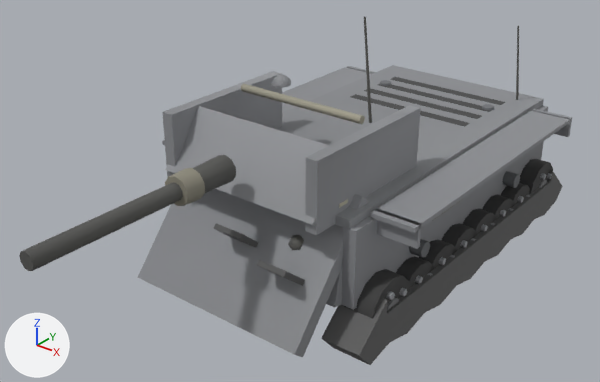
The glTF model client/assets/models/hummel.glb as it was, and as the next commit left it.
Camera for both pictures: a 50 mm lens placed at (6.13, -9.41, 6.26), pointed at (0.0, -1.74, 1.5). The lights are fixed; the arrows at lower left show +X, +Y and +Z. The older version comes first. Where no turn or scale is listed for an object, it has been applied to the vertices. Vertices at exactly the same position are counted once.

The older version as bpy lines, for what is in view:
```python
me_mesh_11 = bpy.data.meshes.new('Mesh_11')
me_mesh_11.from_pydata(...)  # 148 vertices, 248 faces; spans x -0.24..0.24, y -0.407..0.407, z -0.407..0.407
me_mesh_11.materials.append(mat_wheel11_mat)
me_mesh_16 = bpy.data.meshes.new('Mesh_16')
me_mesh_16.from_pydata(...)  # 152 vertices, 280 faces; spans x -1.79..1.79, y -2.9..2.9, z 0.1..1.13
me_mesh_16.materials.append(mat_tracks_mat)
me_mesh_18 = bpy.data.meshes.new('Mesh_18')
me_mesh_18.from_pydata(...)  # 66 vertices, 108 faces; spans x -1.32..1.32, y -3.49..-1.65, z 0.39..2.02
me_mesh_18.materials.append(mat_glacis_mat)
# before: 0 (1.32, -2.23, 2.02) at pixel (363, 196), 1 (1.32, -3.49, 0.52) at pixel (294, 354), 2 (1.32, -2.07, 1.89) at pixel (370, 201), 3 (1.32, -3.34, 0.39) at pixel (302, 357), 4 (-1.32, -2.07, 1.89)
# before: 5 (-1.32, -3.34, 0.39), 6 (-1.32, -2.23, 2.02), 7 (-1.32, -3.49, 0.52) at pixel (137, 277)
me_mesh_21 = bpy.data.meshes.new('Mesh_21')
me_mesh_21.from_pydata(...)  # 76 vertices, 124 faces; spans x -1.4..1.4, y -2.6..2.6, z 1.76..1.92
me_mesh_21.materials.append(mat_hulltop_mat)
# before: 0 (1.4, -2.6, 1.88) at pixel (349, 220), 1 (1.4, -2.6, 1.76) at pixel (349, 229), 6 (-1.4, -2.6, 1.88), 7 (-1.4, -2.6, 1.76)
ob_glacis = bpy.data.objects.new('glacis', me_mesh_18)
ob_glacis.location = (0.0, 0.0, 0.0)
ob_hulltop = bpy.data.objects.new('hullTop', me_mesh_21)
ob_hulltop.location = (0.0, 0.0, 0.0)
ob_tracks = bpy.data.objects.new('tracks', me_mesh_16)
ob_tracks.location = (0.0, 0.0, 0.0)
ob_wheel11 = bpy.data.objects.new('wheel11', me_mesh_11)
ob_wheel11.location = (1.52, -0.29, 0.48)
# also in view: 'turretSide' at (0.0, -1.9, 2.22); 'wheel10' at (1.52, 0.29, 0.48); 'wheel12' at (1.52, -0.87, 0.48); 'turretRoof' at (0.0, -1.59, 3.27); 'wheel15' at (1.52, 2.15, 0.6)
```
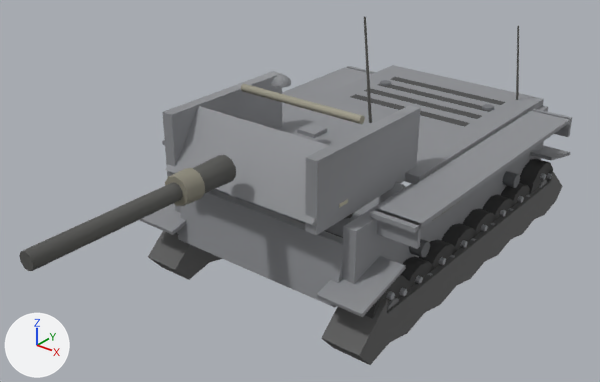
Where the change shows, as pixel boxes [x1, y1, x2, y2] in the pictures (600 x 382 px; the box of a moved part takes in the faces that stretch with it):
'glacis', reshaped (mostly hidden afterwards): before [138, 189, 370, 357]; after [220, 123, 406, 238]
'tracks', reshaped: before [322, 169, 563, 365]; after [140, 145, 570, 365]
'hullTop', reshaped: before [277, 65, 544, 229]; after [277, 65, 544, 184]
part 1 of me_mesh_16, added: after [140, 145, 570, 317]
part 2 of me_mesh_18, moved or reshaped (not visible before): after [297, 123, 327, 138]
part 3 of me_mesh_18, moved or reshaped (mostly hidden afterwards): before [288, 235, 304, 250]; after [344, 213, 353, 219]
part 4 of me_mesh_18, moved or reshaped (not visible afterwards): before [214, 223, 259, 247]
part 5 of me_mesh_18, moved or reshaped (mostly hidden afterwards): before [257, 260, 305, 286]; after [324, 230, 343, 238]
part 6 of me_mesh_18, moved or reshaped (mostly hidden afterwards): before [138, 200, 370, 357]; after [300, 183, 406, 237]
'lowerPlate', unchanged, uncovered by the edit: before [326, 264, 343, 307]; after [178, 189, 343, 307]

Edits to the bpy script that builds the scene:
```text
Change me_mesh_16:
    used by ob_tracks; location = (0.0, 0.0, 0.0)
    remove me_mesh_16.from_pydata(...)  # 152 vertices, 280 faces; spans x -1.79..1.79, y -2.9..2.9, z 0.1..1.13
    add me_mesh_16.from_pydata(...)  # 184 vertices, 328 faces; spans x -1.84..1.84, y -2.94..2.9, z 0.1..1.22
    me_mesh_16 part 1
    16 vertices are added at x -1.84..1.2, y -2.94..2.9, z 0.94..1.22
    16 new vertices lie (0.64, 0.0, 0.0) away from vertices in x -1.84..1.2, y -2.94..2.9, z 0.94..1.22
    48 new faces join them
Change me_mesh_18:
    used by ob_glacis; location = (0.0, 0.0, 0.0)
    remove me_mesh_18.from_pydata(...)  # 66 vertices, 108 faces; spans x -1.32..1.32, y -3.49..-1.65, z 0.39..2.02
    add me_mesh_18.from_pydata(...)  # 66 vertices, 108 faces; spans x -1.32..1.32, y -2.38..-0.62, z 0.49..1.94
    me_mesh_18 part 2: the loose piece of 8 vertices spanning x -0.71..-0.41, y -1.95..-1.65, z 1.81..1.94 is moved by (0.0, 1.03, 0.0)
    me_mesh_18 part 3: the loose piece of 26 vertices spanning x 0.61..0.85, y -2.81..-2.57, z 1.27..1.51 is moved by (0.0, 1.03, 0.0)
    me_mesh_18 part 4: the loose piece of 8 vertices spanning x -0.21..0.25, y -3.2..-2.52, z 0.97..1.56 is moved by (0.0, 1.03, 0.0)
    me_mesh_18 part 5: the loose piece of 8 vertices spanning x 0.61..1.07, y -3.32..-2.65, z 0.82..1.4 is moved by (0.0, 1.03, 0.0)
    me_mesh_18 part 6
    add for i in [0, 2, 4, 6]: me_mesh_18.vertices[i].co += Vector((0.0, 0.88, -0.18))
    add for i in [1, 3, 5, 7]: me_mesh_18.vertices[i].co += Vector((0.0, 1.11, 0.1))
    other edits to the shape of me_mesh_18 do not show in these pictures
Change me_mesh_21:
    used by ob_hulltop; location = (0.0, 0.0, 0.0)
    remove me_mesh_21.from_pydata(...)  # 76 vertices, 124 faces; spans x -1.4..1.4, y -2.6..2.6, z 1.76..1.92
    add me_mesh_21.from_pydata(...)  # 76 vertices, 124 faces; spans x -1.4..1.4, y -1.12..2.6, z 1.76..1.92
    me_mesh_21 part 7
    add for i in [0, 1, 6, 7]: me_mesh_21.vertices[i].co += Vector((0.0, 1.48, 0.0))
```
